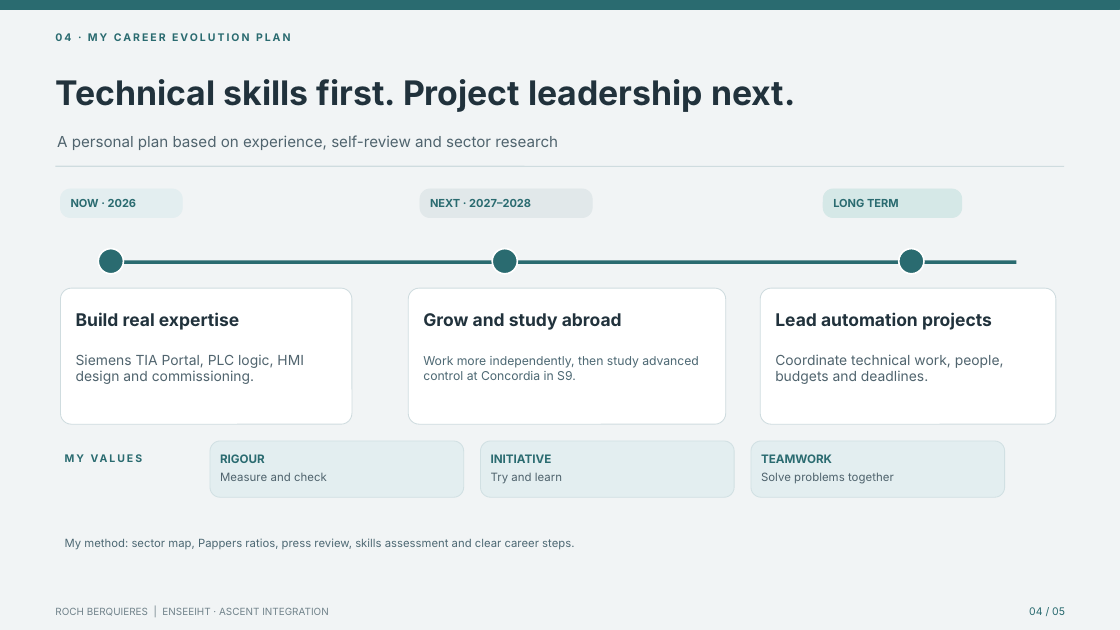
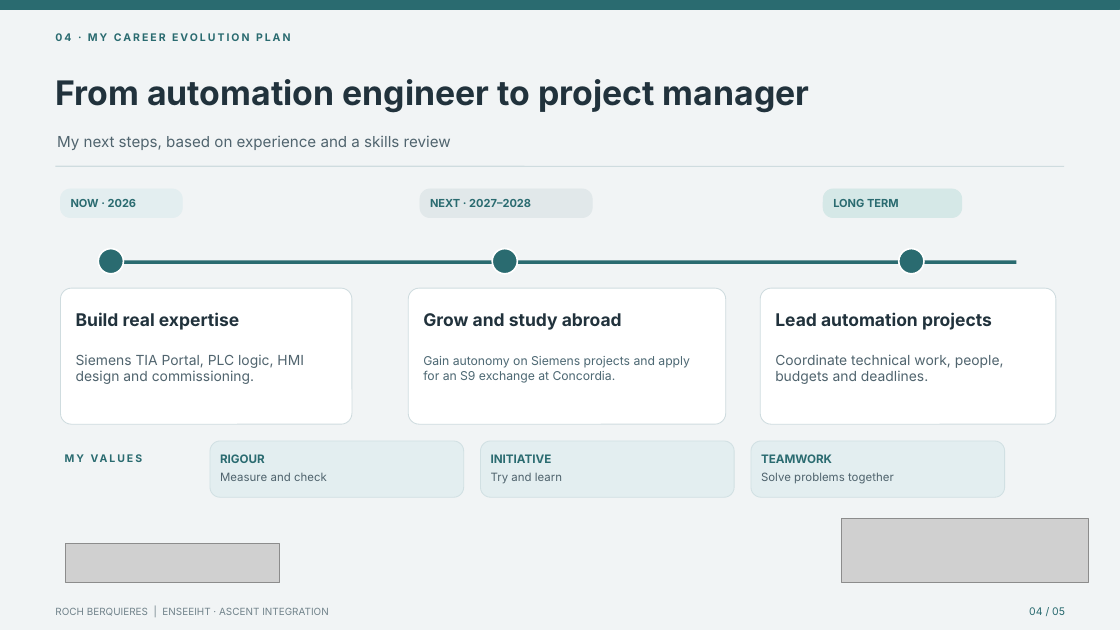
Before and after one commit to Rortuuii/roch-portfolio, a slide deck: slide 4 of documents/CEP_Roch_Berquieres_5_slides_2026_logos.pptx. Drawn at 1120x630 pixels with LibreOffice and Linux fonts; fonts in the diff are those of the drawing; grey boxes stand for pictures. Boxes give left, top, right and bottom in pixels: in the first picture for what was removed or moved away, otherwise in the second. Text is boxed around its words. In the diff, an @@ line names an element or a change of style, - is before the commit and + after.

```diff
--- a/documents/CEP_Roch_Berquieres_5_slides_2026_logos.pptx
+++ b/documents/CEP_Roch_Berquieres_5_slides_2026_logos.pptx
@@ text at [55,79,810,112]: text changed @@
-Technical skills first. Project leadership next.
+From automation engineer to project manager
@@ text at [57,136,451,150]: text changed @@
-A personal plan based on experience, self-review and sector research
+My next steps, based on experience and a skills review
@@ text at [423,356,690,383]: text changed @@
-Work more independently, then study advanced control at Concordia in S9.
+Gain autonomy on Siemens projects and apply for an S9 exchange at Concordia.
@@ text removed at [65,538,574,550] @@
-My method: sector map, Pappers ratios, press review, skills assessment and clear career steps.
@@ picture added at [842,518,1089,582] @@
@@ picture added at [66,544,280,583] @@
```
Also in this commit, not shown: 4 other slides changed, 7 other files.
